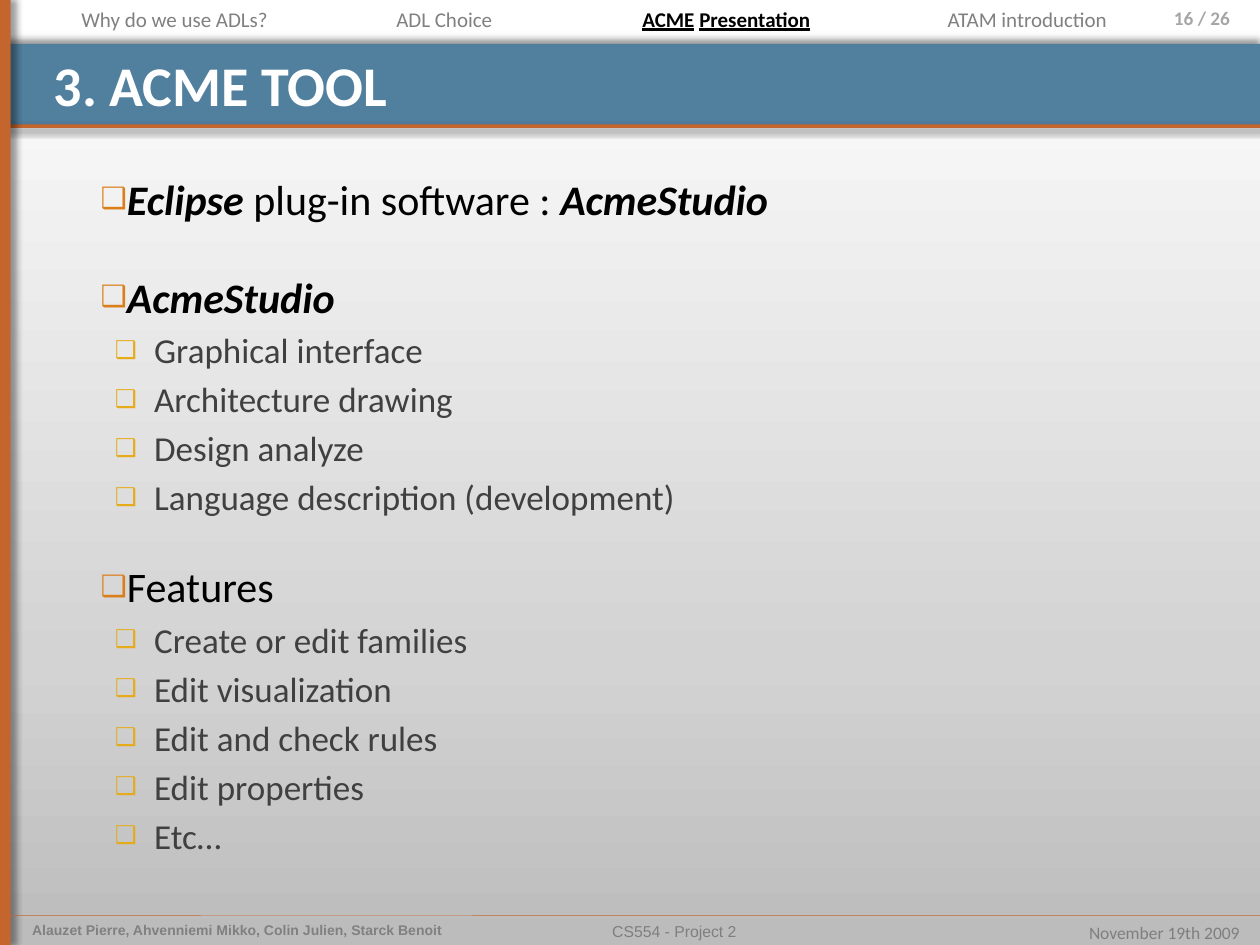
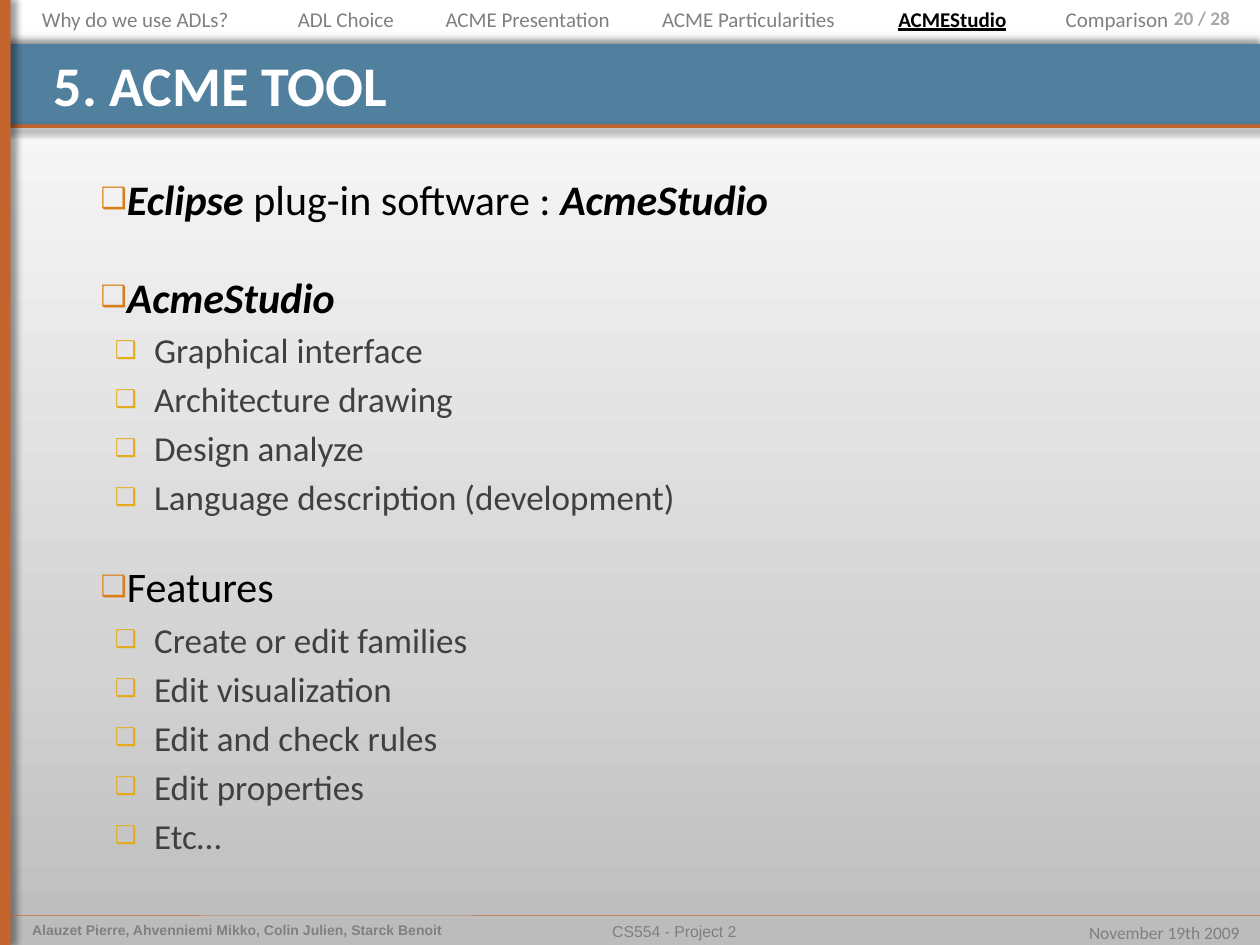
Before and after one commit to pierrealauzet/euroteam, a slide deck: slide 20 of Project 2/Part2/CS554_EuroTeam_Project2_OP5.pptx (slide 16 before the commit). Drawn at 1260x945 pixels with LibreOffice and Linux fonts; fonts in the diff are those of the drawing. Boxes give left, top, right and bottom in pixels: in the first picture for what was removed or moved away, otherwise in the second. Text is boxed around its words. In the diff, an @@ line names an element or a change of style, - is before the commit and + after.

```diff
--- a/Project 2/Part2/CS554_EuroTeam_Project2_OP5.pptx
+++ b/Project 2/Part2/CS554_EuroTeam_Project2_OP5.pptx
@@ text "Why do we use ADLs?": place and size @@
-text "Why do we use ADLs?" at <box>81,12,268,31</box>
+text "Why do we use ADLs?" at <box>42,12,229,31</box>
@@ text "ADL Choice": place and size @@
-text "ADL Choice" at <box>396,12,492,27</box>
+text "ADL Choice" at <box>298,12,393,27</box>
@@ text "ACME Presentation": place and size @@
-text "ACME Presentation" at <box>642,12,810,31</box>
+text "ACME Presentation" at <box>446,12,610,27</box>
@@ text "ACME Presentation" at <box>446,12,610,27</box>: text colour #000000 to #808080, bold off, underline off @@
@@ text added at <box>662,12,835,27</box>, 12 pt, text #808080 @@
+ACME Particularities
@@ text added at <box>898,12,1006,31</box>, 12 pt, text #000000, bold, underline @@
+ACMEStudio
@@ text removed at <box>948,12,1106,27</box> @@
-ATAM introduction
@@ text added at <box>1066,12,1168,31</box>, 12 pt, text #808080 @@
+Comparison
@@ page number at <box>1174,12,1229,25</box>: text changed @@
-16 / 26
+20 / 28
@@ title at <box>54,69,388,107</box>: text changed @@
-3. ACME TOOL
+5. ACME TOOL
```
Also in this commit, not shown: 19 other slides changed, 8 slides added, 1 slide removed, 4 other files.
